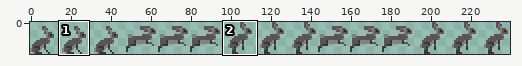
File history of a sprite sheet, animals/rabbit_sprint.png. Above, an overview of the earlier version with the close-up marked.
Close-up. The starting point:
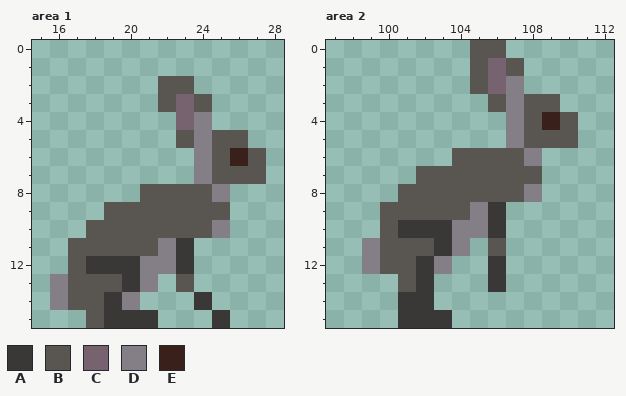
The file is 240x16 pixels. Shown: area 1: x 15..28, y 0..15; area 2: x 97..112, y 0..15. The commit also changed other parts of the picture, which this record leaves out.
Palette (. is transparent): A #393836  B #595652  C #776270  D #847e87  E #39201b
Pixels before, area 1, first column x 16:
 2 ......BB....
 3 ......BCB...
 4 .......CD...
 5 .......BDBB.
 6 ........DBEB
 7 ........DBBB
 8 .....BBBBD..
 9 ...BBBBBBB..
10 ..BBBBBBBD..
11 .BBBBBDA....
12 .BAAADDA....
13 DBBBAD.B....
14 DBBAD...A...
15 ..BAAA...A..
Pixels before, area 2, first column x 99:
 0 ......BB....
 1 ......BCB...
 2 ......BCD...
 3 .......BDBB.
 4 ........DBEB
 5 ........DBBB
 6 .....BBBBD..
 7 ...BBBBBBB..
 8 ..BBBBBBBD..
 9 .BBBBBDA....
10 .BAAADDA....
11 DBBBAD.B....
12 DBBAD..A....
13 ..BA...A....
14 ..AA........
15 ..AAA.......
After the commit:
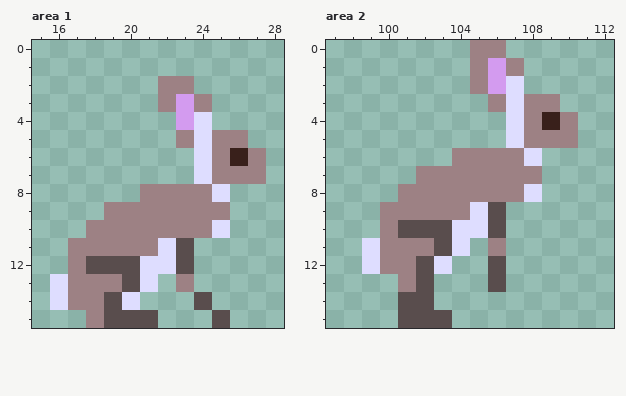
Changes in this commit:
Colour A changes from #393836 to #594d4d.
Colour B changes from #595652 to #9d8184.
Colour C changes from #776270 to #d39bef.
Colour D changes from #847e87 to #deddff.
